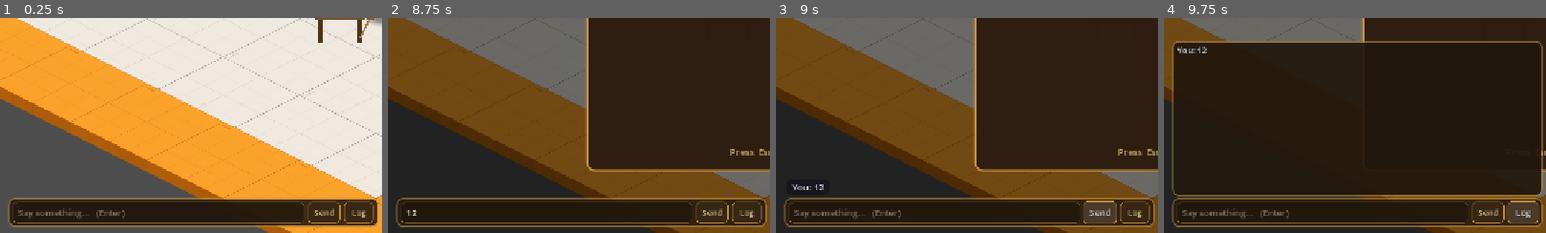
Above: before the commit, frames 1-4 (left to right).
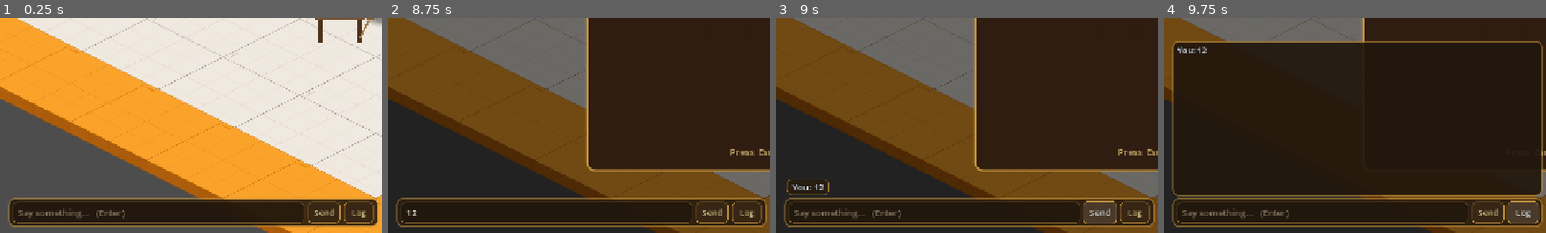
Above: after the commit, the same moments.

Repository: TairoyZone/shivaliva-shanty
Game: Godot game, scene res://levels/skydock_interior/skydock_interior.tscn
Same seed, same stepped clock (60 frames per second), same inputs: the game is played once before the commit and once after it. This scene is started directly instead of the project's main scene.
Inputs (mouse positions are % of the whole screen's width and height, from its top left):
- Up to frame 1 (0.25 s): no input
- Up to frame 2 (8.75 s): click (21, 95) at 0.52 s; type "12" at 0.6 s; click "!" at 1.25 s; click "X" at 2 s; click (97, 23) at 2.77 s; click (97, 31) at 3.52 s; click (97, 38) at 4.27 s; click (97, 46) at 5 s; click "♥ Hearts" at 5.75 s; click "♥ Hearts" at 6.5 s; click "★ Profile" at 7.25 s; click "♥ Hearts" at 8 s
- Up to frame 3 (9 s): click "Send" at 8.75 s
- Up to frame 4 (9.75 s): click "Log" at 9.5 s
The pictures show only the part of the screen within x 0-50%, y 50-100%; the shares and areas given below are measured in that part.

Frames 1-2 are identical in both runs. In frame 3, 0.1% of the frame differs, in the area x 2-14%, y 75-83%; in frame 4, nothing differs.

Commit message:
polish(chat): AI-chat on/off toggle in Options + warm the event-feed pills
- Options panel: new 'AI NPC chat' toggle. NpcBrain.ai_enabled (persisted to settings.cfg [npc_chat]
  enabled); when off, an NPC's 'Chat' falls back to a quick canned line instead of calling the LLM —
  handy for demoing both ways or going offline.
- Event-feed pills: warm walnut bg + a faint brass rim to match the new chatbox (were cool navy), so
  chat lines read consistently in the feed and the bar.

Verified: headless scan parses clean; save.cfg untouched.

Co-Authored-By: Claude Opus 4.8 (1M context) <noreply@anthropic.com>

Diff:
--- a/autoloads/npc_brain.gd
+++ b/autoloads/npc_brain.gd
@@ -38,6 +38,7 @@
 signal chat_failed(reason: String)   # the request failed — caller should fall back to canned lines
 signal thinking_started               # a request went out — show a "…" / typing state
 
+var ai_enabled : bool = true           # Options toggle — when off, "Chat" falls back to a canned line
 var endpoint : String = DEFAULT_ENDPOINT
 var _secret : String = ""              # optional x-shanty-key header (matches the proxy's SHARED_SECRET)
 var _dev_key : String = ""             # DEV-ONLY direct key (settings.cfg or SHANTY_NPC_KEY env) — blank = use the proxy
@@ -67,6 +68,7 @@
 	var cfg : ConfigFile = ConfigFile.new()
 	if cfg.load("user://settings.cfg") != OK:
 		return
+	ai_enabled = bool(cfg.get_value("npc_chat", "enabled", true))
 	endpoint = String(cfg.get_value("npc_chat", "endpoint", DEFAULT_ENDPOINT))
 	_secret = String(cfg.get_value("npc_chat", "secret", ""))
 	# DEV-DIRECT key: settings.cfg first, else the SHANTY_NPC_KEY env var (set it once, no terminal). Blank
@@ -76,6 +78,17 @@
 		_dev_key = OS.get_environment("SHANTY_NPC_KEY")
 	_dev_url = String(cfg.get_value("npc_chat", "dev_url", DEV_DIRECT_URL))
 	_dev_model = String(cfg.get_value("npc_chat", "dev_model", DEV_DIRECT_MODEL))
+
+
+## Options toggle: enable/disable live AI chat. Persisted to user://settings.cfg; when off, an NPC's "Chat"
+## falls back to a canned line instead of calling the LLM.
+func set_ai_enabled(on: bool) -> void:
+
+	ai_enabled = on
+	var cfg : ConfigFile = ConfigFile.new()
+	cfg.load("user://settings.cfg")   # keep the other sections (audio / chat) — merge, don't clobber
+	cfg.set_value("npc_chat", "enabled", on)
+	cfg.save("user://settings.cfg")
 
 
 ## True while a request is in flight (the panel disables input). One conversation at a time.
--- a/components/npc/npc.gd
+++ b/components/npc/npc.gd
@@ -157,8 +157,8 @@
 func _chat() -> void:
 
 	var persona : NpcPersonality = _resolve_personality()
-	if persona == null:
-		_talk()
+	if persona == null or not NpcBrain.ai_enabled:
+		_talk()   # no profile, or AI chat switched off in Options → a quick canned line instead
 		return
 	if not _granted_affinity_this_visit and not npc_name.is_empty():
 		PlayerState.add_affinity(npc_name, TALK_AFFINITY)
--- a/interface/event_feed/event_feed.gd
+++ b/interface/event_feed/event_feed.gd
@@ -65,7 +65,9 @@
 func _pill_style() -> StyleBoxFlat:
 
 	var s : StyleBoxFlat = StyleBoxFlat.new()
-	s.bg_color = Color(0.08, 0.07, 0.11, 0.74)
+	s.bg_color = Color(0.16, 0.11, 0.06, 0.80)   # warm walnut, matching the chat box (was cool navy)
+	s.border_color = Color(Palette.BRASS_FRAME.r, Palette.BRASS_FRAME.g, Palette.BRASS_FRAME.b, 0.30)
+	s.set_border_width_all(1)
 	s.set_corner_radius_all(7)
 	s.content_margin_left = 9.0
 	s.content_margin_right = 9.0
--- a/interface/options_panel.gd
+++ b/interface/options_panel.gd
@@ -70,6 +70,7 @@
 	vbox.add_child(_make_toggle("Music", Audio.music_enabled, Audio.set_music_enabled))
 	vbox.add_child(_make_toggle("Sound effects", Audio.sfx_enabled, Audio.set_sfx_enabled))
 	vbox.add_child(_make_toggle("Show chat", ChatBox.chat_visible, ChatBox.set_chat_visible))
+	vbox.add_child(_make_toggle("AI NPC chat", NpcBrain.ai_enabled, NpcBrain.set_ai_enabled))
 
 	var spacer : Control = Control.new()
 	spacer.custom_minimum_size = Vector2(0.0, 10.0)
